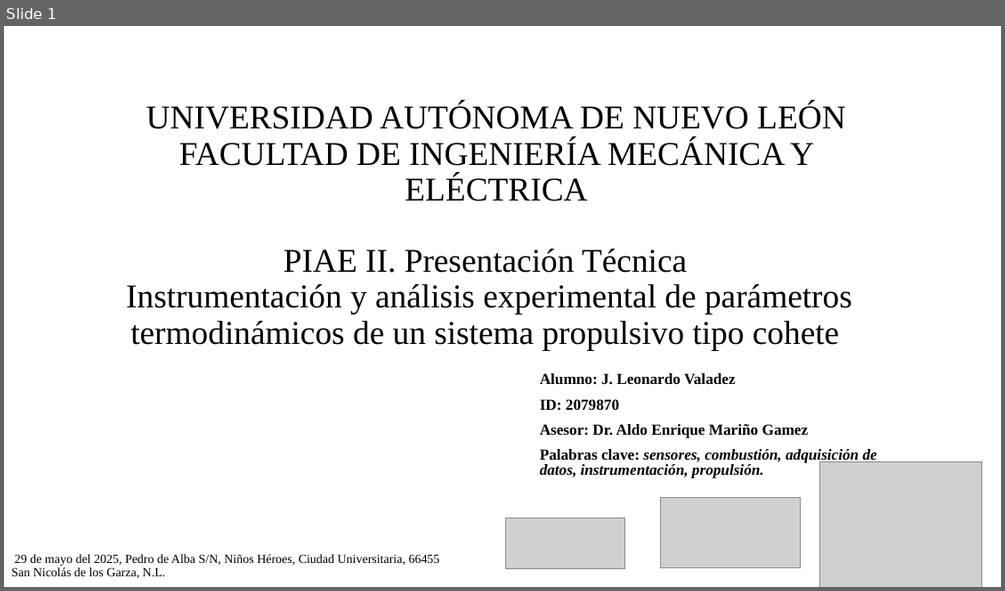
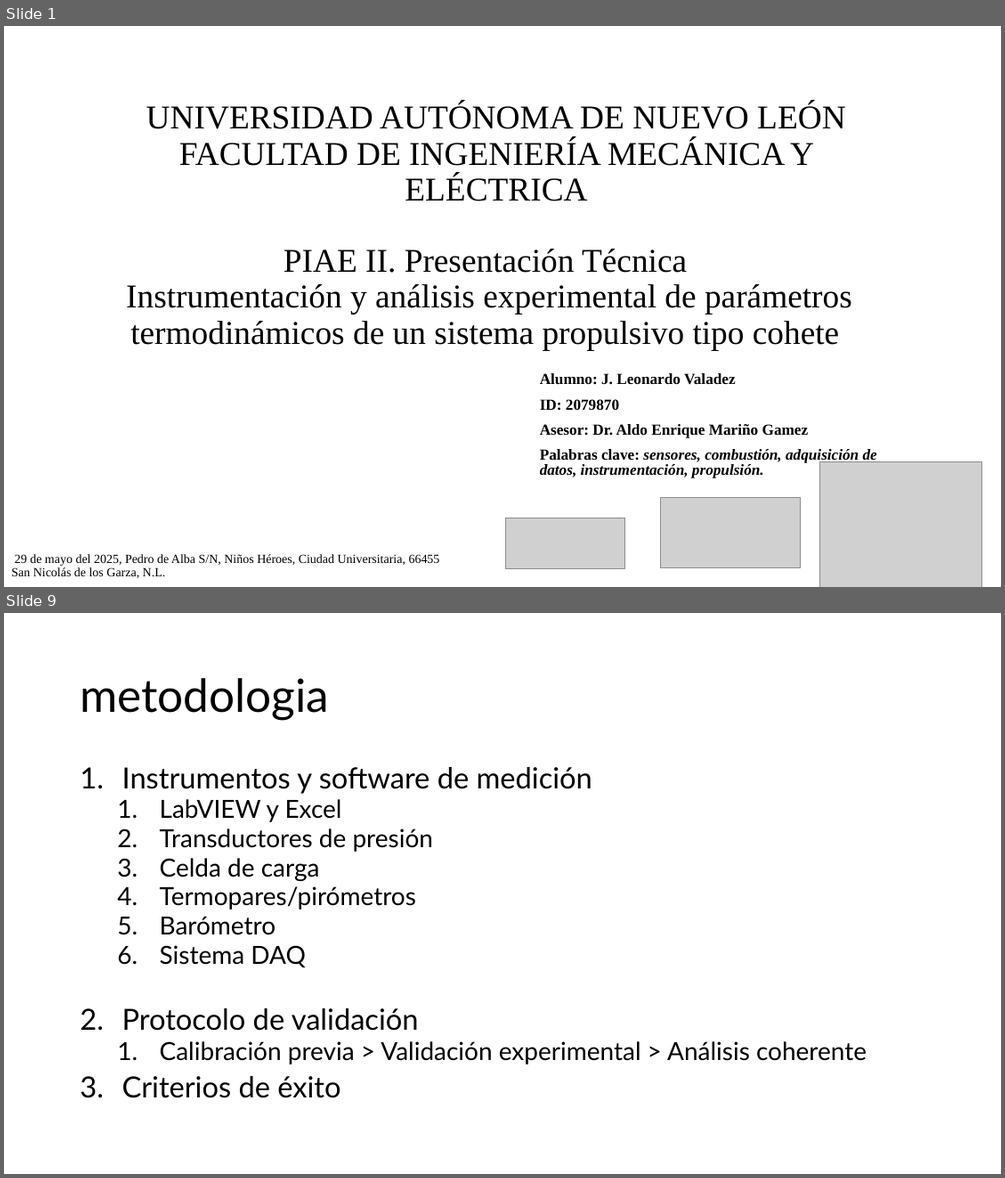
Before and after one commit to Archimedean2345/The-thermal-repository, a slide deck: PIAE2-Presentacion Tecnica.pptx. Shown one above the other, each under a label of ours: slide 1 before the commit, slides 1 and 9 after it; the slides between them are not shown. The pictures are 1005x591 and 1005x1178 pixels, drawn with LibreOffice and Linux fonts; fonts in the diff are those of the drawing; grey boxes stand for pictures; background and template pictures are left out. Boxes give left, top, right and bottom in pixels: in the first picture for what was removed or moved away, otherwise in the second. Text is boxed around its words. In the diff, an @@ line names an element or a change of style, - is before the commit and + after.

Commit message:
Update Excel and PowerPoint files
Revised 'PFlammam ChorrilloV1 K1284 118sec - KNSU.xlsm' and 'PIAE2-Presentacion Tecnica.pptx' with new content or corrections.

```diff
--- a/PIAE2-Presentacion Tecnica.pptx
+++ b/PIAE2-Presentacion Tecnica.pptx
@@ slide 9 added at [4, 613, 1001, 1174], background #FFFFFF @@
@@ title added at [80, 678, 329, 720], 44 pt, text #000000 @@
+metodologia
@@ text added at [122, 767, 866, 1098], 24 pt, text #000000 @@
+1. Instrumentos y software de medición
+  1. LabVIEW y Excel
+  2. Transductores de presión
+  3. Celda de carga
+  4. Termopares/pirómetros
+  5. Barómetro
+  6. Sistema DAQ
+2. Protocolo de validación
+  1. Calibración previa > Validación experimental > Análisis coherente
+3. Criterios de éxito
```
Also in this commit, not shown: 2 slides changed, 12 other slides added, 3 slides removed, 1 other file.
